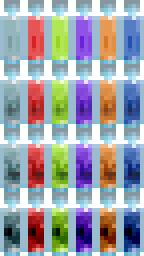
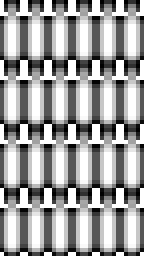
Two versions of the same layered image (144px x 256px). Layer-by-layer changes:
added layer "bottiglia_viola copia 5" above "spaccatura" over [0, 0, 144, 256]
hid "spaccatura" over [4, 88, 140, 252]
